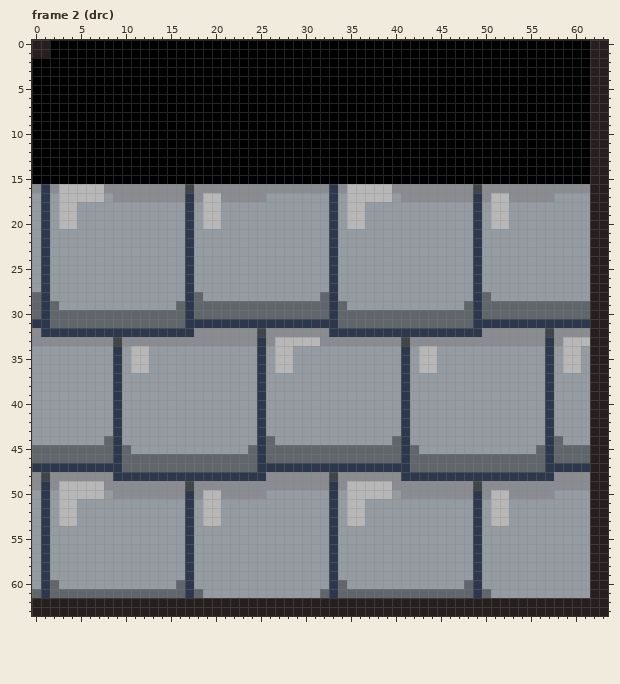
A pixel-art file gets an edit: static/img/tiles/bricks.aseprite. This is how it looked before the edit.
64x64 pixels, 48 frames. Colours within 5 levels of each other are drawn and written as one. Shown: frame 2 (drc). The commit also changed other frames, which this record leaves out.
Once edited:
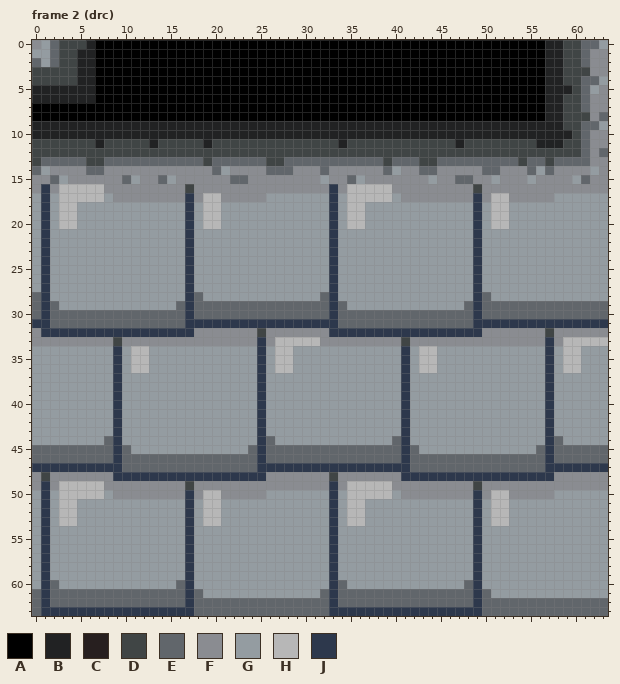
Palette (. is transparent): A #000000  B #212223  C #271f1f  D #404545  E #61666b  F #8a8c91  G #949ca1  H #b7b7b7  J #2d384c
Change:
Changed rows in their new state; - is an unchanged pixel.
Frame 2 (drc), layer "border":
first column x 0:
 0 FGEDDDB--------------------------------------------------BBDDEEG
 1 GGEDDBB--------------------------------------------------BBDDEFF
 2 EGEDDBB--------------------------------------------------BBDDEFF
 3 DDDDDBB--------------------------------------------------BBDDDFF
 4 DDDDDBB--------------------------------------------------BBDDEEG
 5 BBBBBBB--------------------------------------------------BBBDEGF
 6 BBBBBBB--------------------------------------------------BBDDEFF
 7 ---------------------------------------------------------BBDDEFF
 8 ---------------------------------------------------------BBDDDFE
 9 BBBBBBBBBBBBBBBBBBBBBBBBBBBBBBBBBBBBBBBBBBBBBBBBBBBBBBBBBBBDDEEG
10 BBBBBBBBBBBBBBBBBBBBBBBBBBBBBBBBBBBBBBBBBBBBBBBBBBBBBBBBBBBBDEFF
11 DDDDDDDBDDDDDBDDDDDBDDDDDDDDDDDDDDBDDDDDDDDDDDDBDDDDDDDDBBBDDEFF
12 DDDDDDDDDDDDDDDDDDDDDDDDDDDDDDDDDDDDDDDDDDDDDDDDDDDDDDDDDDDDDEFE
13 DEEEEEDDEEEEEEEEEEEDEEEEEEDDEEEEEEEEEEEDEEEDDEEEEEEEEEDEEDEEEEFF
14 EGFFFFEEFFFFFFFFFFFFEGFFFFEEEFFFEFFFFFFEGFFEEFFFFFEEFFFEGEFFFFGF
15 FFEGFFFFFFEGFFEGFFFFFFEEFFFFFFFFGFFEGFFFFFFFGFFEEFFGFFFGFFFFGEFF
16 --------------------------------------------------------------FF
17 --------------------------------------------------------------GG
18 --------------------------------------------------------------GG
19 --------------------------------------------------------------GG
20 --------------------------------------------------------------GG
21 --------------------------------------------------------------GG
22 --------------------------------------------------------------GG
23 --------------------------------------------------------------GG
24 --------------------------------------------------------------GG
25 --------------------------------------------------------------GG
26 --------------------------------------------------------------GG
27 --------------------------------------------------------------GG
28 --------------------------------------------------------------GG
29 --------------------------------------------------------------EE
30 --------------------------------------------------------------EE
31 --------------------------------------------------------------JJ
32 --------------------------------------------------------------FF
33 --------------------------------------------------------------HH
34 --------------------------------------------------------------GG
35 --------------------------------------------------------------GG
36 --------------------------------------------------------------GG
37 --------------------------------------------------------------GG
38 --------------------------------------------------------------GG
39 --------------------------------------------------------------GG
40 --------------------------------------------------------------GG
41 --------------------------------------------------------------GG
42 --------------------------------------------------------------GG
43 --------------------------------------------------------------GG
44 --------------------------------------------------------------GG
45 --------------------------------------------------------------EE
46 --------------------------------------------------------------EE
47 --------------------------------------------------------------JJ
48 --------------------------------------------------------------FF
49 --------------------------------------------------------------FF
50 --------------------------------------------------------------GG
51 --------------------------------------------------------------GG
52 --------------------------------------------------------------GG
53 --------------------------------------------------------------GG
54 --------------------------------------------------------------GG
55 --------------------------------------------------------------GG
56 --------------------------------------------------------------GG
57 --------------------------------------------------------------GG
58 --------------------------------------------------------------GG
59 --------------------------------------------------------------GG
60 --------------------------------------------------------------GG
61 --------------------------------------------------------------GG
62 EJEEEEEEEEEEEEEEEJEEEEEEEEEEEEEEEJEEEEEEEEEEEEEEEJEEEEEEEEEEEEEE
63 EJJJJJJJJJJJJJJJJJEEEEEEEEEEEEEEEJJJJJJJJJJJJJJJJJEEEEEEEEEEEEEE
Pixel boxes of the changes (left, top, right, bottom) in both pictures:
changed: (32, 40, 608, 616)
